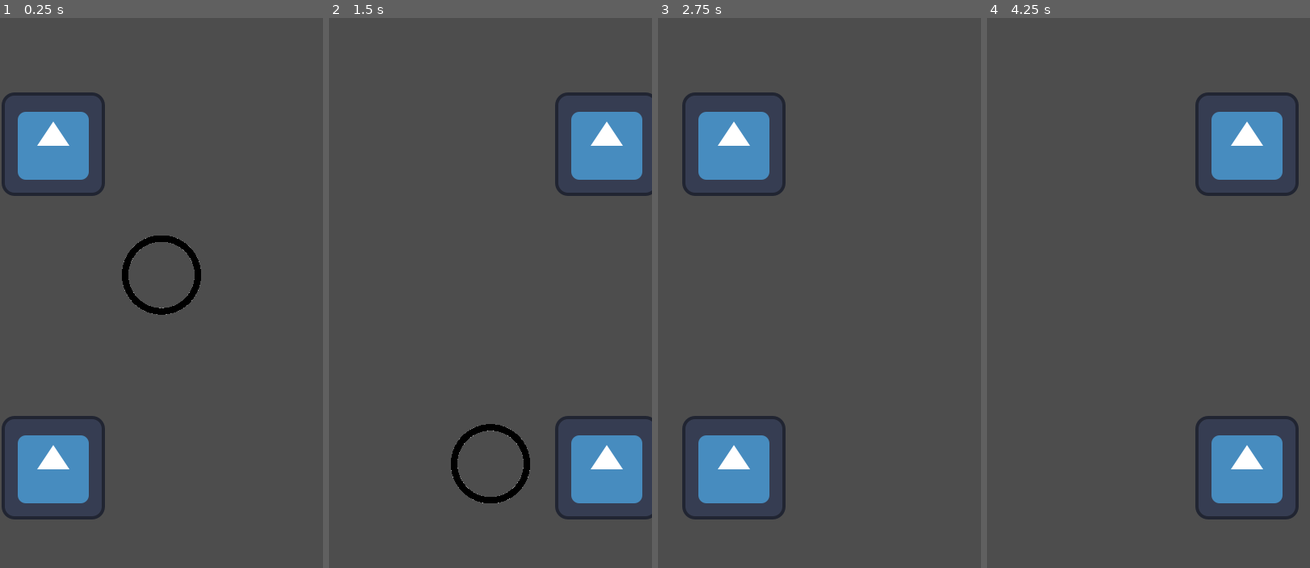
Above: before the commit, frames 1-4 (left to right).
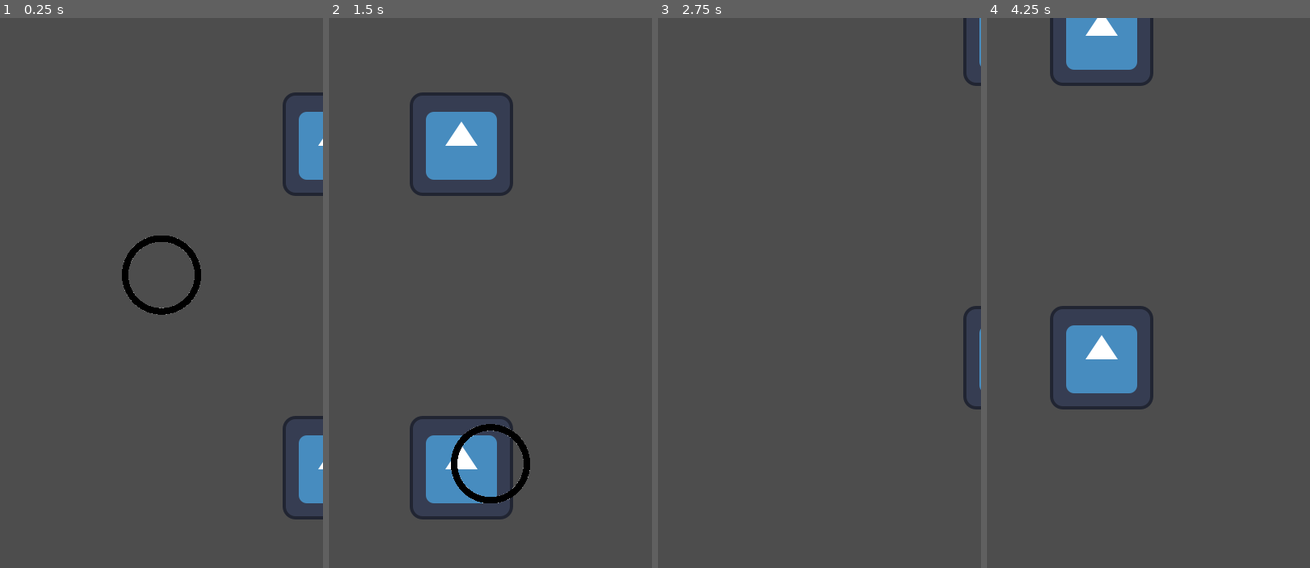
Above: after the commit, the same moments.

Repository: coreypowerdejong/flappy-bird
Game: Godot game, scene res://main.tscn
Two runs of this game, one before a commit and one after it. Both use one fixed random seed, a clock stepped at 60 frames per second and the inputs below. The engine's default icon, where the game draws it, is replaced by a stand-in: a white triangle on a blue panel in a dark square.
Inputs:
- Up to frame 1 (0.25 s): no input
- Up to frame 2 (1.5 s): tap Space (jump) at 0.77 s
- Up to frame 3 (2.75 s): tap Space (jump) at 1.52 s
- Up to frame 4 (4.25 s): tap Space (jump) at 3.02, 3.77 s

The runs differ from the first frame. In frame 1, 9.2% of the frame differs, in the area x 0-100%, y 13-92%; in frame 2, 13%, in the area x 25-100%, y 13-92%; in frame 3, 7.3%; in frame 4, 13%.

Commit message:
Add pipe random vertical offset

Diff:
--- a/main.tscn
+++ b/main.tscn
@@ -5,25 +5,13 @@
 [ext_resource type="Script" path="res://pipe.gd" id="3_kgtnp"]
 [ext_resource type="Texture2D" uid="uid://co5me0f41s647" path="res://icon.svg" id="3_mn8v4"]
 
+[sub_resource type="RectangleShape2D" id="RectangleShape2D_ip1gb"]
+size = Vector2(128, 128)
+
 [sub_resource type="CircleShape2D" id="CircleShape2D_o54qn"]
 radius = 47.8539
 
-[sub_resource type="RectangleShape2D" id="RectangleShape2D_ip1gb"]
-size = Vector2(128, 128)
-
 [node name="main" type="Node2D"]
-
-[node name="bird" type="CharacterBody2D" parent="."]
-position = Vector2(200, 285)
-script = ExtResource("1_n5ngb")
-metadata/_edit_group_ = true
-
-[node name="CollisionShape2D" type="CollisionShape2D" parent="bird"]
-shape = SubResource("CircleShape2D_o54qn")
-
-[node name="Sprite2D" type="Sprite2D" parent="bird"]
-scale = Vector2(0.100255, 0.100255)
-texture = ExtResource("1_rt342")
 
 [node name="pipe" type="Node2D" parent="."]
 position = Vector2(116, 156)
@@ -48,3 +36,15 @@
 
 [node name="Sprite2D" type="Sprite2D" parent="pipe/bottom_pipe"]
 texture = ExtResource("3_mn8v4")
+
+[node name="bird" type="CharacterBody2D" parent="."]
+position = Vector2(200, 285)
+script = ExtResource("1_n5ngb")
+metadata/_edit_group_ = true
+
+[node name="CollisionShape2D" type="CollisionShape2D" parent="bird"]
+shape = SubResource("CircleShape2D_o54qn")
+
+[node name="Sprite2D" type="Sprite2D" parent="bird"]
+scale = Vector2(0.100255, 0.100255)
+texture = ExtResource("1_rt342")
--- a/pipe.gd
+++ b/pipe.gd
@@ -1,11 +1,8 @@
 extends Node2D
-
-var window_size = get_viewport()
 
 # Called when the node enters the scene tree for the first time.
 func _ready():
-	#position.x = 1280
-	pass
+	position.x = 400 + $top_pipe/CollisionShape2D.shape.size.x / 2
 
 
 # Called every frame. 'delta' is the elapsed time since the previous frame.
@@ -13,3 +10,4 @@
 	global_position.x -= 200*delta
 	if global_position.x + $top_pipe/CollisionShape2D.shape.size.x / 2 < 0:
 		global_position.x += 400 + $top_pipe/CollisionShape2D.shape.size.x
+		global_position.y = randi_range(-0, 320)
